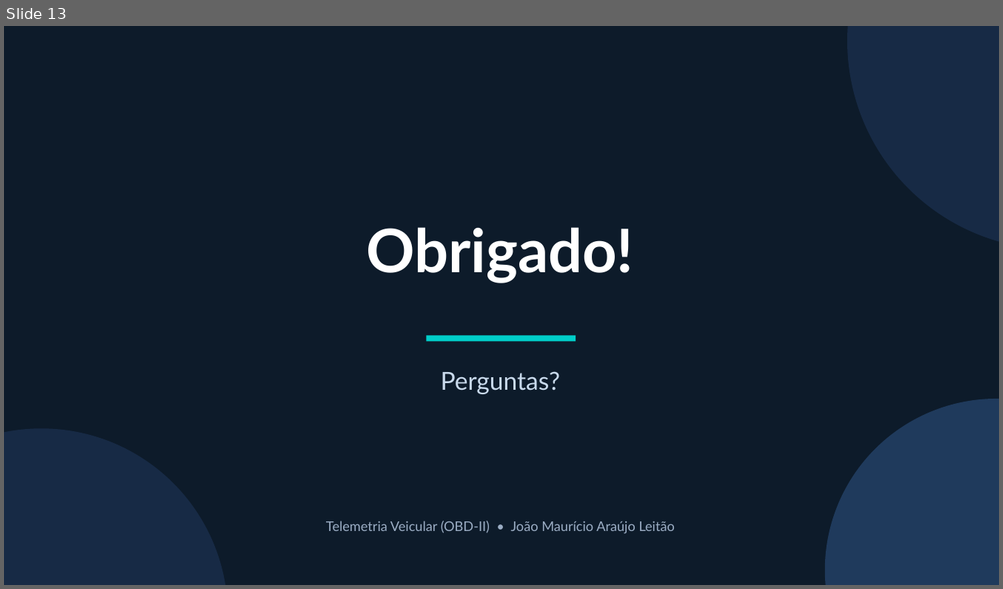
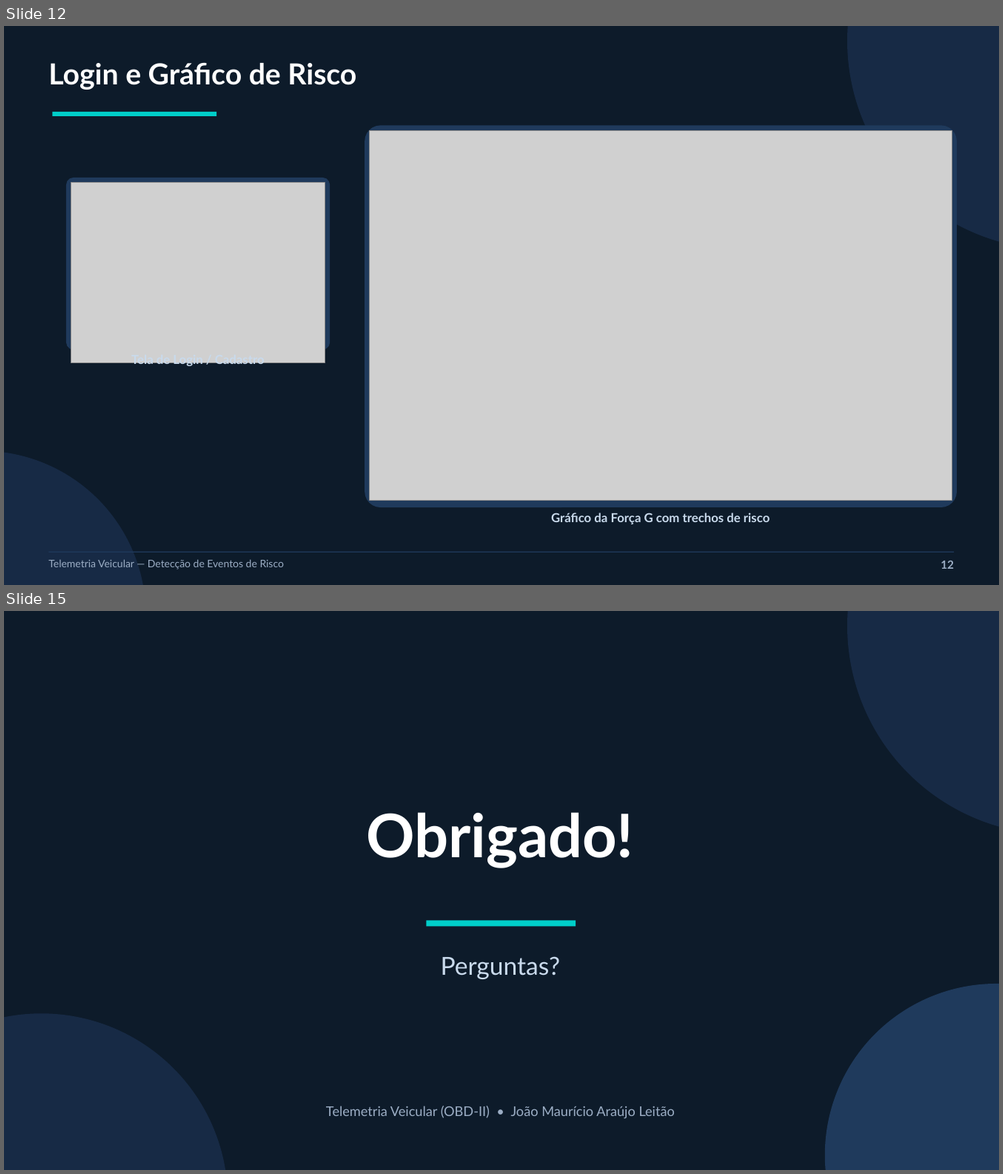
Before and after one commit to joaomauricio22/sensores-iot, a slide deck: apresentacao/slides_pav.pptx. Shown one above the other, each under a label of ours: slide 13 before the commit, slides 12 and 15 after it; the slides between them are not shown. The pictures are 1003x589 and 1003x1174 pixels, drawn with LibreOffice and Linux fonts; fonts in the diff are those of the drawing; grey boxes stand for pictures. Boxes give left, top, right and bottom in pixels: in the first picture for what was removed or moved away, otherwise in the second. Text is boxed around its words. In the diff, an @@ line names an element or a change of style, - is before the commit and + after.

```diff
--- a/apresentacao/slides_pav.pptx
+++ b/apresentacao/slides_pav.pptx
@@ slide 12 added at bbox=[4, 26, 999, 585], background #FFFFFF @@
@@ rectangle added at bbox=[4, 26, 999, 585], fill #0D1B2A @@
@@ ellipse added at bbox=[847, 26, 999, 249], fill #172A45 @@
@@ text added at bbox=[48, 62, 356, 90], 28 pt, text #FFFFFF, bold @@
+Login e Gráfico de Risco
@@ rectangle added at bbox=[53, 112, 216, 116], fill #00CEC9 @@
@@ rounded rectangle added at bbox=[365, 126, 956, 507], fill #1F3A5C, outline #1F3A5C 1 pt @@
@@ picture added at bbox=[370, 130, 951, 500] @@
@@ rounded rectangle added at bbox=[67, 178, 330, 350], fill #1F3A5C, outline #1F3A5C 1 pt @@
@@ picture added at bbox=[71, 183, 325, 363] @@
@@ text added at bbox=[131, 363, 264, 367], 12 pt, text #C9DAEC, bold @@
+Tela de Login / Cadastro
@@ ellipse added at bbox=[4, 452, 146, 585], fill #172A45 @@
@@ text added at bbox=[551, 513, 769, 525], 12 pt, text #C9DAEC, bold @@
+Gráfico da Força G com trechos de risco
@@ rectangle added at bbox=[48, 552, 954, 553], fill #1F3A5C @@
@@ text added at bbox=[48, 560, 284, 570], 10 pt, text #9BADC4 @@
+Telemetria Veicular — Detecção de Eventos de Risco
@@ text added at bbox=[940, 561, 953, 569], 11 pt, text #9BADC4, bold @@
+12
@@ what was slide 13 is now slide 15 @@
```
Also in this commit, not shown: 8 slides changed, 2 other slides added, 1 slide removed, 10 other files.
